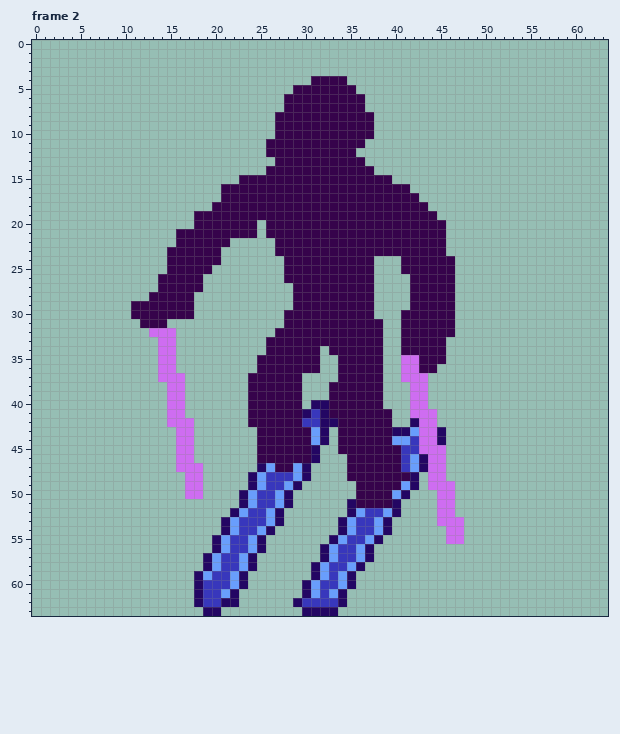
Pixel-art file, stored at Assets/Aseprite/PlayerCharacter1.aseprite. Above is the file before it was changed.
64x64 pixels, 9 frames. Shown: frame 2. The commit also changed other frames, which this record leaves out.
And afterwards:
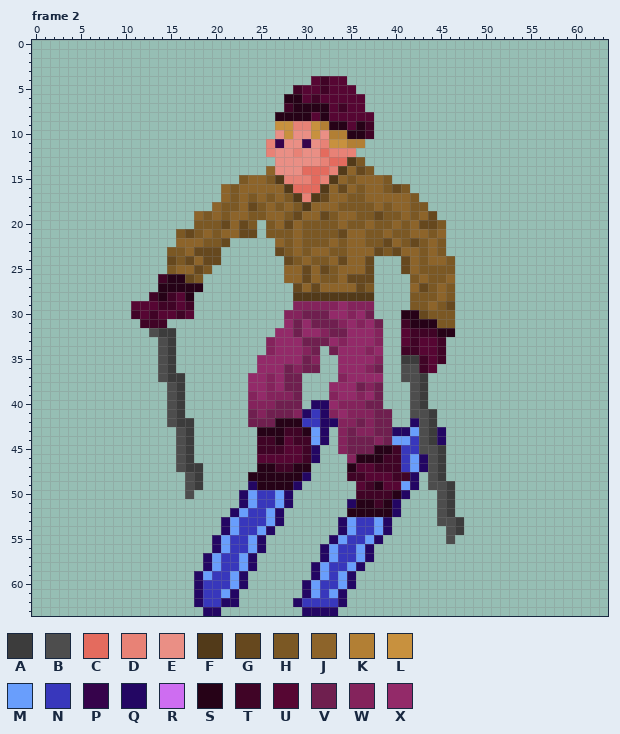
Palette (. is transparent): A #3c3c3c  B #4d4d4d  C #e46b5e  D #e88276  E #ea8f85  F #523a19  G #66481e  H #7b5824  J #8d642a  K #b27f34  L #c8913e  M #699efc  N #3837bc  P #36034b  Q #230663  R #ce6df1  S #260217  T #400426  U #560633  V #6f1f4f  W #84235c  X #932a69
Message: Fully color Char1 and add all movement directions
The exact change:
layer "Hair" added
Changed rows in their new state; - is an unchanged pixel.
Frame 2, layers "Sticks", "Hair", "Body":
first column x 11:
 4 --------------------UTUU-------------
 5 ------------------TUUTUUU------------
 6 -----------------SSUTUUUUU-----------
 7 -----------------TSSSSUTUU-----------
 8 ----------------SSSSUSUUUUU----------
 9 ----------------LLDDLKSSUST----------
10 ----------------ELEELEKKSST----------
11 ---------------D-EE-EDLLKK-----------
12 ---------------DEEDEECDDD------------
13 ----------------EEEEEDCCFH-----------
14 ---------------JEEECCCDFJGH----------
15 ------------HJJHFDDDCDFJHJJJH--------
16 ----------JHJJJJJFCCCFJGJHJJHGH------
17 ----------JHJHJHJHFDFGJJHHJJJJJH-----
18 ---------JHHJGHJHJHFJJJHHHHJHJJHH----
19 -------JHJHJJHHJJHGJJGHJJHHGHHJHJG---
20 -------HHHGJGH-HJGJHHHHJHHJHHJHJGGH--
21 -----HGHJHJJGG-HHHJHHHHGJJHHJHHJJHJ--
22 -----JJJHHG-----JHJHHHJHJJHHGJHGHJH--
23 ----HHJGGG------GHJHJJHHJJJGHGJJHJH--
24 ----GHGJGG-------GHJHHJGJJG---GJHJJH-
25 ----HJJGH--------JJGJGHJJJG---GJHHHH-
26 ---TSSGH---------JJGJHHJGGG----HJHHJ-
27 ---SSSSS----------GJGJJJJGH----JGHJH-
28 --TSTUS-----------FFFFFFFFF----HHHJH-
29 UUUTTUT-----------WWWWWXWWW----HHJHG-
30 TUTUUTU----------WWVVVXXWXV---SSGHHH-
31 -TTT-------------XVXVVVWXWXV--TSSSHH-
32 --BAA-----------XXVXXWVVXXXW--UTTTSS-
33 ---BA----------WXXXVVVXWXXXW--UTUUT--
34 ---BA----------WXXXWV-VXXXWX--TTUUT--
35 ---BA---------XXXXXVW--XXXXW--AATUT--
36 ---BA---------XXXVWVV--XXXWV--BBTU---
37 ---BAA-------XXWXVV----WXXXX--BBA----
38 ----BA-------XXWXVV---XXXVWV---BA----
39 ----BA-------WXWWWV---WXXWXV---BA----
40 ----BA-------WWWVVV---XWWWVV---BA----
41 ----BA-------VWVVVW---WXWWWVV--BBA---
42 ----BAA------VVVSSS----WWVWVV---BA---
43 -----BA-------SSSTTS---WVWWVV---BA---
44 -----BA-------TTSUTT---WVVVWV---BA---
45 -----BA-------TTTUUT---WVVVSST--BBA--
46 -----BA-------UUUUUT----WSSSTT---BA--
47 -----BAA------SSTTSS----SUUTTT---BA--
48 ------BA-----SSSSSS-----TTUUUTT--BA--
49 ------BA------SSSS-------UTSUU---BBA-
50 ------B.-----------------TTTTS----BA-
51 -------------------------SSTS-----BA-
52 ------------------------SSSSS-----BA-
53 ----------------------------------BBA
54 -----------------------------------BA
55 -----------------------------------B.
